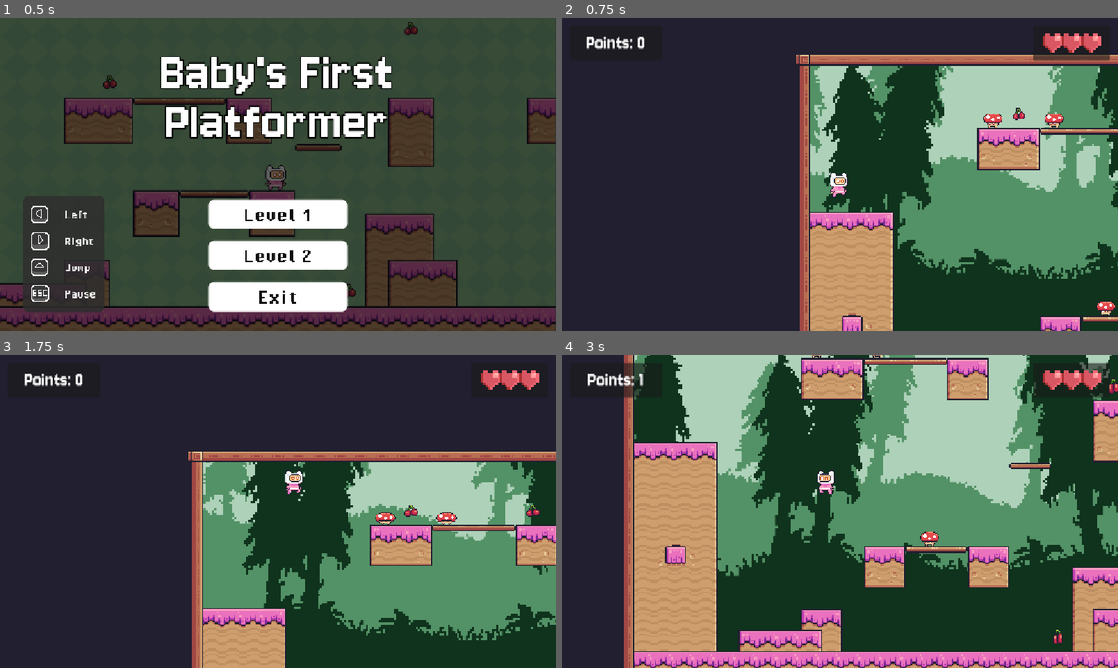
Above: before the commit, frames 1-4 (two rows, left to right).
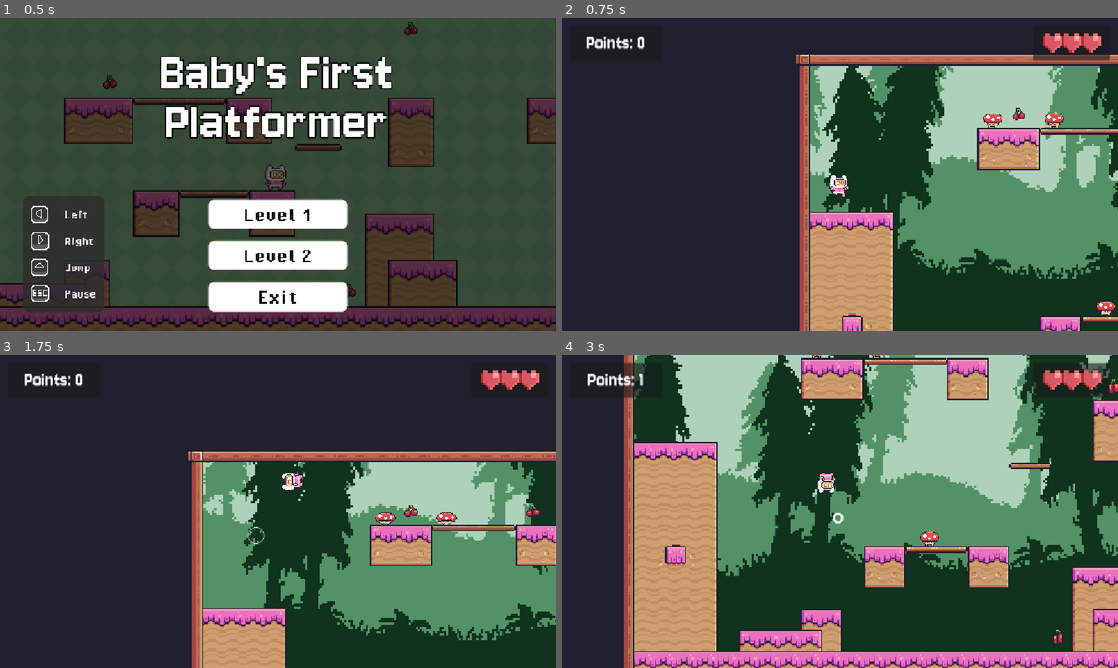
Above: after the commit, the same moments.

Repository: hanazzz/2d-platformer-game
Game: Godot game, scene res://scenes/menu/main_menu.tscn
Same seed, same stepped clock (60 frames per second), same inputs: the game is played once before the commit and once after it.
Inputs:
- Up to frame 1 (0.5 s): no input
- Up to frame 2 (0.75 s): click "Level 1" at 0.5 s
- Up to frame 3 (1.75 s): hold Right (right) from 1.28 s (still down); tap Space (jump) at 1.35, 1.52 s
- Up to frame 4 (3 s): tap Space (jump) at 1.82, 2.1, 2.27, 2.57, 2.85 s; release Right (right) at 2.78 s; hold Left (left) from 2.78 s (still down)

Frame 1 is identical in both runs. In frame 2, 0.1% of the frame differs, in the area x 48-52%, y 49-58%; in frame 3, 0.2%, in the area x 44-55%, y 37-61%; in frame 4, 0.2%.

Commit message:
Add animations: double jump, falling, particle poof

Diff:
--- a/scenes/game_objects/main_character.gd
+++ b/scenes/game_objects/main_character.gd
@@ -4,29 +4,45 @@
 const SPEED = 320.0
 const JUMP_VELOCITY = -900.0
 @onready var sprite_2d: AnimatedSprite2D = $Sprite2D
+@export var particle = preload("res://scenes/game_objects/particle.tscn")
 var jump_count = 0
 
 
 func _physics_process(delta: float) -> void:
-	# Animations
-	if (velocity.x > 1 || velocity.x < -1):
-		sprite_2d.animation = "running"
+	if is_on_floor():
+		# Reset jump count when player on floor
+		jump_count = 0
+
+		# Animations on floor
+		if (velocity.x > 1 || velocity.x < -1):
+			sprite_2d.animation = "running"
+		else:
+			sprite_2d.animation = "default"
+
+
+	# Add the gravity when jumping or falling
 	else:
-		sprite_2d.animation = "default"
+		velocity += get_gravity() * delta
 
-	# Add the gravity.
-	if not is_on_floor():
-		velocity += get_gravity() * delta
-		sprite_2d.animation = "jumping"
+		# Fall animation
+		if velocity.y > 0:
+			sprite_2d.animation = "falling"
+		# Jump animation
+		elif jump_count == 1:
+			sprite_2d.animation = "jumping"
+		# Double jump animation
+		else:
+			sprite_2d.animation = "double_jumping"
 
-	# Reset jump count when player on floor
-	if is_on_floor():
-		jump_count = 0
+
 
 	# Handle jump.
 	if Input.is_action_just_pressed("jump") and jump_count < 2:
 		velocity.y = JUMP_VELOCITY
 		jump_count += 1
+		# Add particle animation on double jump
+		if (jump_count == 2):
+			spawn_particle()
 
 	# Get the input direction and handle the movement/deceleration.
 	# As good practice, you should replace UI actions with custom gameplay actions.
@@ -51,3 +67,15 @@
 	# Send character veolcity upwards
 	velocity.y = JUMP_VELOCITY
 	velocity.x = x
+
+# Create particle animation on player
+func spawn_particle():
+	# Create particle node
+	var particle_node = particle.instantiate()
+	# Set node position to player's position
+	particle_node.position = position
+	# Assign parent node of particle node
+	get_parent().add_child(particle_node)
+	# Wait 0.3 seconds after spawning particle, then destroy particle node
+	await get_tree().create_timer(0.3).timeout
+	particle_node.queue_free()
--- a/scenes/game_objects/main_character.tscn
+++ b/scenes/game_objects/main_character.tscn
@@ -1,8 +1,10 @@
-[gd_scene load_steps=30 format=3 uid="uid://h02t0hsom8sh"]
+[gd_scene load_steps=38 format=3 uid="uid://h02t0hsom8sh"]
 
 [ext_resource type="Script" uid="uid://bp8kc4buagohq" path="res://scenes/game_objects/main_character.gd" id="1_ig48j"]
 [ext_resource type="Texture2D" uid="uid://bu8y3qv10a3l3" path="res://assets/characters/main_character/Jump (32x32).png" id="1_nrcqd"]
 [ext_resource type="Texture2D" uid="uid://rqvd12nwbn0i" path="res://assets/characters/main_character/Idle (32x32).png" id="2_e6tc2"]
+[ext_resource type="Texture2D" uid="uid://dpfyqki2q4nvl" path="res://assets/characters/main_character/Double Jump (32x32).png" id="3_3ngmh"]
+[ext_resource type="Texture2D" uid="uid://61st75ihwmct" path="res://assets/characters/main_character/Fall (32x32).png" id="4_11uqv"]
 [ext_resource type="Texture2D" uid="uid://d1i53dybglrkq" path="res://assets/characters/main_character/Run (32x32).png" id="4_k0aba"]
 
 [sub_resource type="AtlasTexture" id="AtlasTexture_ogw1n"]
@@ -48,6 +50,30 @@
 [sub_resource type="AtlasTexture" id="AtlasTexture_is85u"]
 atlas = ExtResource("2_e6tc2")
 region = Rect2(320, 0, 32, 32)
+
+[sub_resource type="AtlasTexture" id="AtlasTexture_11uqv"]
+atlas = ExtResource("3_3ngmh")
+region = Rect2(0, 0, 32, 32)
+
+[sub_resource type="AtlasTexture" id="AtlasTexture_jc328"]
+atlas = ExtResource("3_3ngmh")
+region = Rect2(32, 0, 32, 32)
+
+[sub_resource type="AtlasTexture" id="AtlasTexture_bwq5w"]
+atlas = ExtResource("3_3ngmh")
+region = Rect2(64, 0, 32, 32)
+
+[sub_resource type="AtlasTexture" id="AtlasTexture_hbedw"]
+atlas = ExtResource("3_3ngmh")
+region = Rect2(96, 0, 32, 32)
+
+[sub_resource type="AtlasTexture" id="AtlasTexture_ug2jt"]
+atlas = ExtResource("3_3ngmh")
+region = Rect2(128, 0, 32, 32)
+
+[sub_resource type="AtlasTexture" id="AtlasTexture_1mkkh"]
+atlas = ExtResource("3_3ngmh")
+region = Rect2(160, 0, 32, 32)
 
 [sub_resource type="AtlasTexture" id="AtlasTexture_o67j2"]
 atlas = ExtResource("4_k0aba")
@@ -136,6 +162,37 @@
 "loop": true,
 "name": &"default",
 "speed": 20.0
+}, {
+"frames": [{
+"duration": 1.0,
+"texture": SubResource("AtlasTexture_11uqv")
+}, {
+"duration": 1.0,
+"texture": SubResource("AtlasTexture_jc328")
+}, {
+"duration": 1.0,
+"texture": SubResource("AtlasTexture_bwq5w")
+}, {
+"duration": 1.0,
+"texture": SubResource("AtlasTexture_hbedw")
+}, {
+"duration": 1.0,
+"texture": SubResource("AtlasTexture_ug2jt")
+}, {
+"duration": 1.0,
+"texture": SubResource("AtlasTexture_1mkkh")
+}],
+"loop": true,
+"name": &"double_jumping",
+"speed": 20.0
+}, {
+"frames": [{
+"duration": 1.0,
+"texture": ExtResource("4_11uqv")
+}],
+"loop": true,
+"name": &"falling",
+"speed": 5.0
 }, {
 "frames": [{
 "duration": 1.0,
@@ -198,9 +255,7 @@
 position = Vector2(16, 16)
 scale = Vector2(2, 2)
 sprite_frames = SubResource("SpriteFrames_4fdd0")
-animation = &"jumping"
 autoplay = "default"
-frame_progress = 0.24682216
 
 [node name="CollisionShape2D" type="CollisionShape2D" parent="."]
 position = Vector2(17, 19)
--- /dev/null
+++ b/scenes/game_objects/particle.tscn
@@ -0,0 +1,58 @@
+[gd_scene load_steps=9 format=3 uid="uid://cpppnjh5jelhr"]
+
+[ext_resource type="Texture2D" uid="uid://bfto4c1g05lic" path="res://assets/game_elements/Collected.png" id="1_5ajsi"]
+
+[sub_resource type="AtlasTexture" id="AtlasTexture_0bvpq"]
+atlas = ExtResource("1_5ajsi")
+region = Rect2(0, 0, 32, 32)
+
+[sub_resource type="AtlasTexture" id="AtlasTexture_hlcg4"]
+atlas = ExtResource("1_5ajsi")
+region = Rect2(32, 0, 32, 32)
+
+[sub_resource type="AtlasTexture" id="AtlasTexture_damg0"]
+atlas = ExtResource("1_5ajsi")
+region = Rect2(64, 0, 32, 32)
+
+[sub_resource type="AtlasTexture" id="AtlasTexture_dr7tt"]
+atlas = ExtResource("1_5ajsi")
+region = Rect2(96, 0, 32, 32)
+
+[sub_resource type="AtlasTexture" id="AtlasTexture_d4kx6"]
+atlas = ExtResource("1_5ajsi")
+region = Rect2(128, 0, 32, 32)
+
+[sub_resource type="AtlasTexture" id="AtlasTexture_kvyx6"]
+atlas = ExtResource("1_5ajsi")
+region = Rect2(160, 0, 32, 32)
+
+[sub_resource type="SpriteFrames" id="SpriteFrames_a30xp"]
+animations = [{
+"frames": [{
+"duration": 1.0,
+"texture": SubResource("AtlasTexture_0bvpq")
+}, {
+"duration": 1.0,
+"texture": SubResource("AtlasTexture_hlcg4")
+}, {
+"duration": 1.0,
+"texture": SubResource("AtlasTexture_damg0")
+}, {
+"duration": 1.0,
+"texture": SubResource("AtlasTexture_dr7tt")
+}, {
+"duration": 1.0,
+"texture": SubResource("AtlasTexture_d4kx6")
+}, {
+"duration": 1.0,
+"texture": SubResource("AtlasTexture_kvyx6")
+}],
+"loop": false,
+"name": &"default",
+"speed": 20.0
+}]
+
+[node name="Particle" type="AnimatedSprite2D"]
+scale = Vector2(1.75, 1.75)
+sprite_frames = SubResource("SpriteFrames_a30xp")
+autoplay = "default"
Binary file added: assets/characters/main_character/Double Jump (32x32).png
Not shown, added: assets/characters/main_character/Double Jump (32x32).png.import
Binary file added: assets/characters/main_character/Fall (32x32).png
Not shown, added: assets/characters/main_character/Fall (32x32).png.import
Binary file added: assets/game_elements/Collected.png
Not shown, added: assets/game_elements/Collected.png.import
